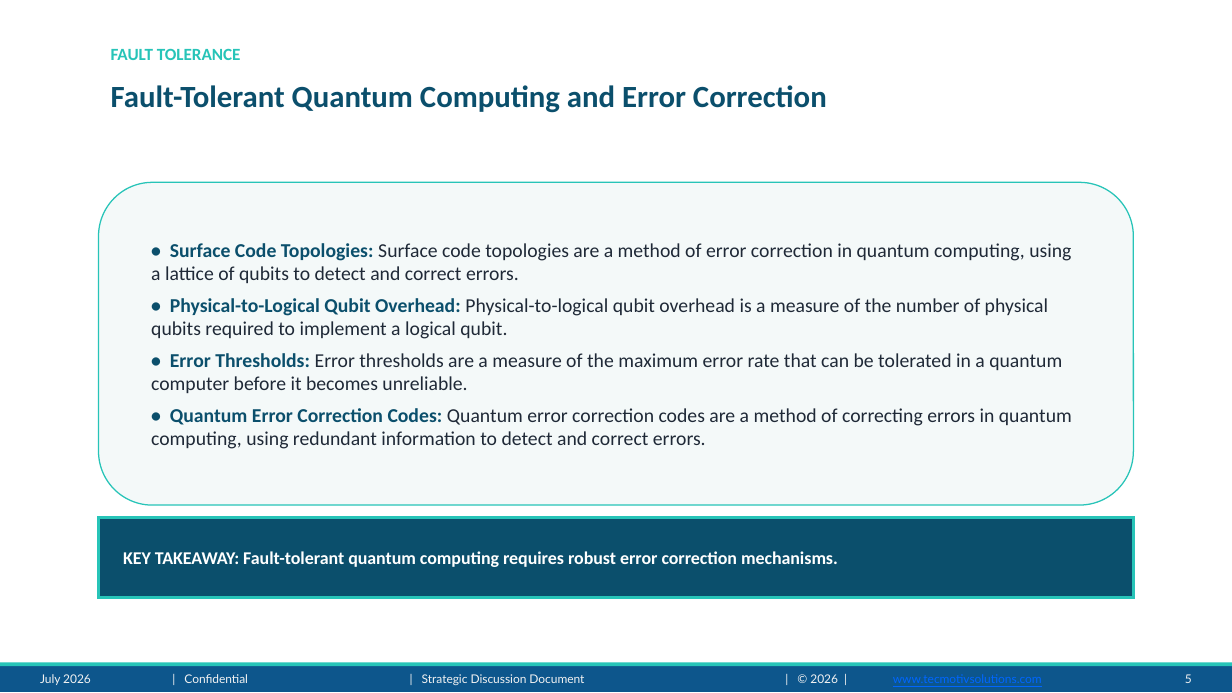
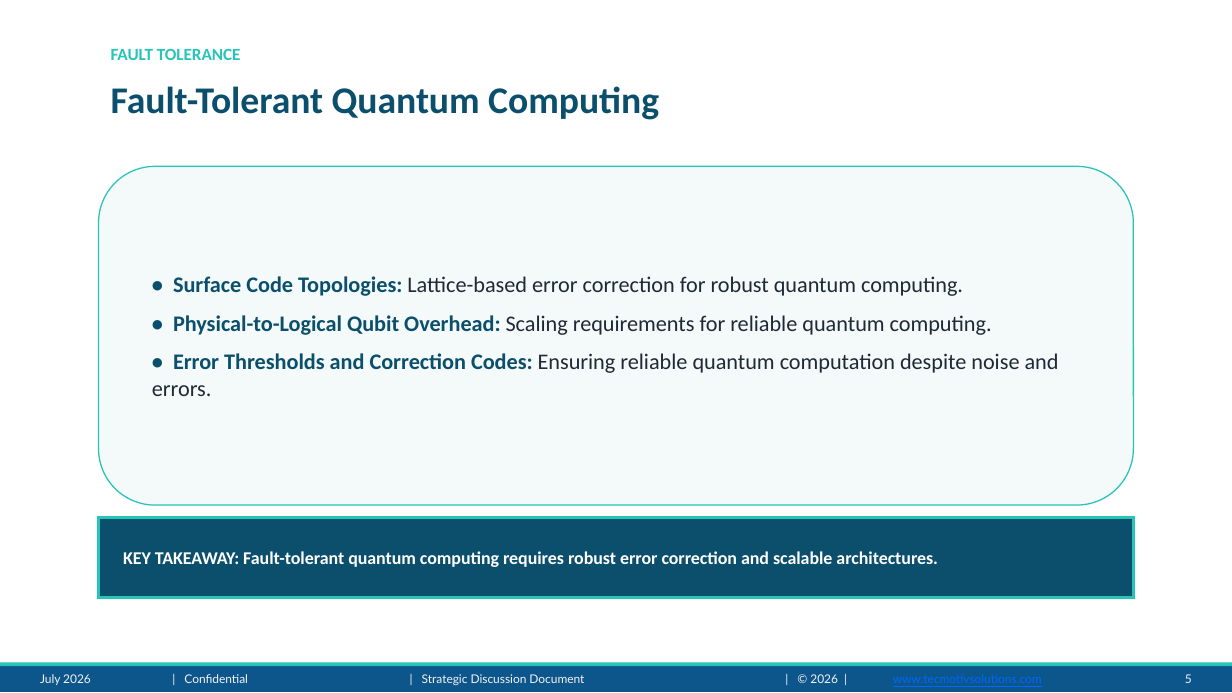
Before and after one commit to adityarana121/Presentation-Maker-agent, a slide deck: slide 5 of output/Quantum_Computing_presentation.pptx. Drawn at 1232x693 pixels with LibreOffice and Linux fonts; fonts in the diff are those of the drawing; background and template pictures are left out. Boxes give left, top, right and bottom in pixels: in the first picture for what was removed or moved away, otherwise in the second. Text is boxed around its words. In the diff, an @@ line names an element or a change of style, - is before the commit and + after.

Commit message:
feat: add tautology detector, contrastive few-shot prompts, and document iteration 3 in README

```diff
--- a/output/Quantum_Computing_presentation.pptx
+++ b/output/Quantum_Computing_presentation.pptx
@@ text at box(111, 86, 659, 120): text changed; size 18 to 22 pt @@
-Fault-Tolerant Quantum Computing and Error Correction
+Fault-Tolerant Quantum Computing
@@ rounded rectangle "• Surface Code Topologies: Lattice-based ...": place and size @@
-rounded rectangle "• Surface Code Topologies: Lattice-based ..." at box(99, 182, 1133, 505)
+rounded rectangle "• Surface Code Topologies: Lattice-based ..." at box(99, 166, 1133, 505)
@@ text in rounded rectangle at box(152, 276, 1059, 396): text changed; size 11.5 to 13 pt @@
-• Surface Code Topologies: Surface code topologies are a method of error correction in quantum computing, using a lattice of qubits to detect and correct errors.
-• Physical-to-Logical Qubit Overhead: Physical-to-logical qubit overhead is a measure of the number of physical qubits required to implement a logical qubit.
-• Error Thresholds: Error thresholds are a measure of the maximum error rate that can be tolerated in a quantum computer before it becomes unreliable.
-• Quantum Error Correction Codes: Quantum error correction codes are a method of correcting errors in quantum computing, using redundant information to detect and correct errors.
+• Surface Code Topologies: Lattice-based error correction for robust quantum computing.
+• Physical-to-Logical Qubit Overhead: Scaling requirements for reliable quantum computing.
+• Error Thresholds and Correction Codes: Ensuring reliable quantum computation despite noise and errors.
@@ text in rectangle at box(123, 551, 938, 567): text changed @@
-KEY TAKEAWAY: Fault-tolerant quantum computing requires robust error correction mechanisms.
+KEY TAKEAWAY: Fault-tolerant quantum computing requires robust error correction and scalable architectures.
```
Also in this commit, not shown: 7 other slides changed, 4 other files.
